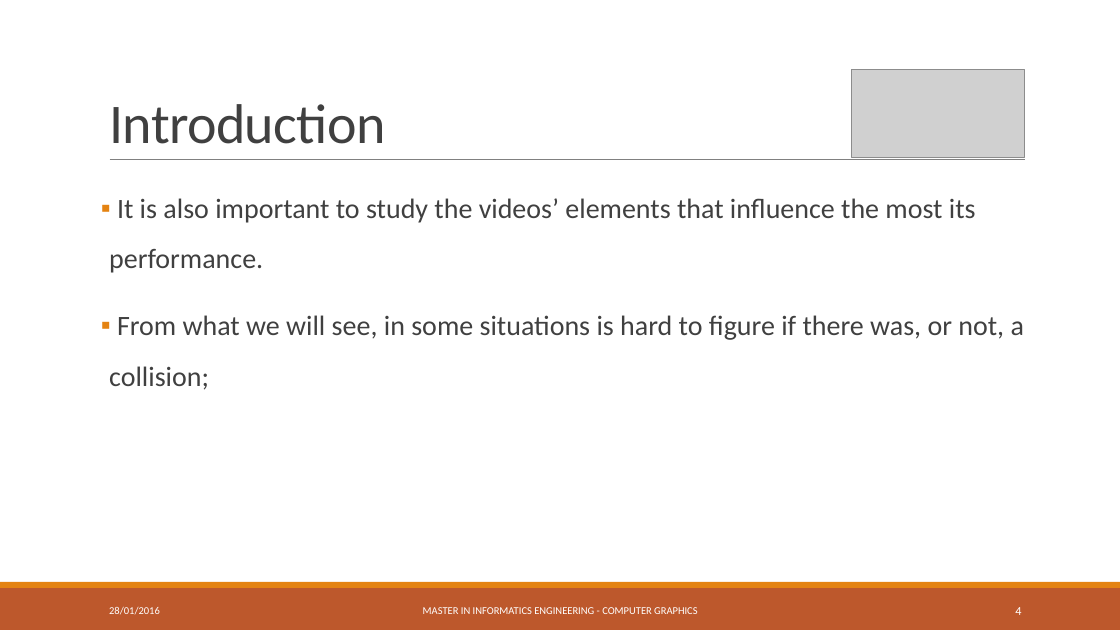
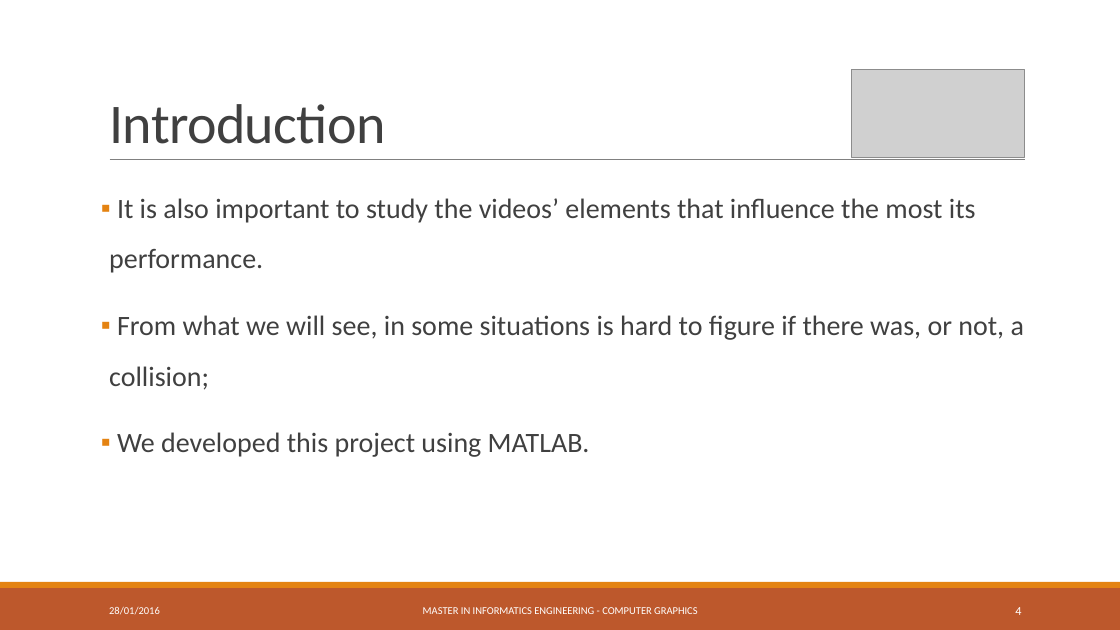
Before and after one commit to RafaelAnt/Trabalho_VpC, a slide deck: slide 4 of Presentation.pptx. Drawn at 1120x630 pixels with LibreOffice and Linux fonts; fonts in the diff are those of the drawing; grey boxes stand for pictures. Boxes give left, top, right and bottom in pixels: in the first picture for what was removed or moved away, otherwise in the second. Text is boxed around its words. In the diff, an @@ line names an element or a change of style, - is before the commit and + after.

```diff
--- a/Presentation.pptx
+++ b/Presentation.pptx
@@ text at [117, 432, 590, 457]: paragraph added @@
+▪ We developed this project using MATLAB.
```
Also in this commit, not shown: 1 other slide changed, 1 other file.
